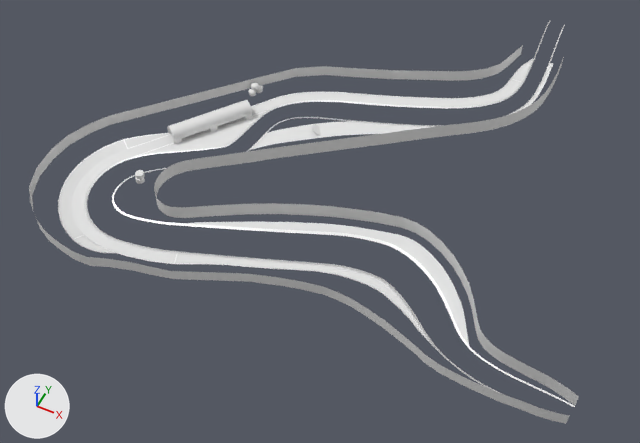
The Blender file Assets/Scenes/Scene_3/Scene_3.blend, before and after one commit.
Both versions are drawn from a 50 mm lens placed at (162.0, -1014.0, 706.0), pointed at (-155.0, -379.0, -88.0). Lighting does not change. The marker at lower left points along +X, +Y and +Z. Objects named as collision shapes, trigger or cutter boxes, shadow casters or lower levels of detail are left out.

In view in the first picture: 'BezierCurve.012', 'RiverBed_Curb_1', 'Road_1', 'Road_2', 'Road_3', 'Road_4', 'Wall_1'.
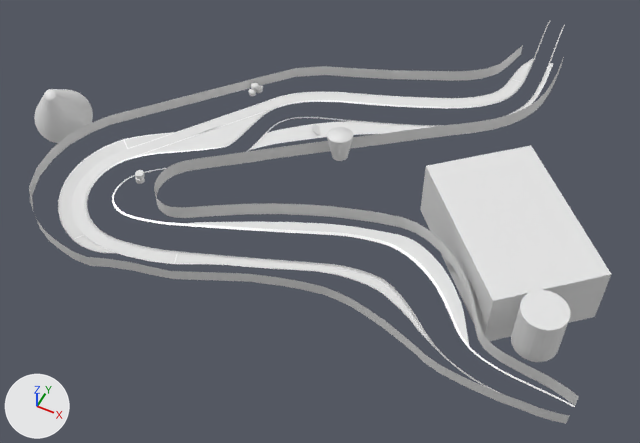
Edits to the bpy script that builds the scene:
```text
Add me_cylinder_005:
    me_cylinder_005.from_pydata(...)  # 128 vertices, 98 faces; spans x -1.16..0.74, y -0.43..1.45, z -0.49..1.7
    me_cylinder_005.polygons.foreach_set('use_smooth', [True] * 98)
Add me_cylinder_004:
    me_cylinder_004.from_pydata(...)  # 96 vertices, 66 faces; spans x -1.0..1.0, y -1.0..1.0, z -1.0..1.0
    me_cylinder_004.polygons.foreach_set('use_smooth', [True] * 66)
Add me_cube:
    me_cube.from_pydata(...)  # a box spanning x -1.0..1.0, y -1.0..1.0, z -1.0..1.0
Remove ob_beziercurve_012:
    ob_beziercurve_012 = bpy.data.objects.new('BezierCurve.012', me_beziercurve_008)
    ob_beziercurve_012.location = (0.0, 0.0, -2.0)
    _m = ob_beziercurve_012.modifiers.new('EdgeSplit', 'EDGE_SPLIT')
    _m.use_edge_angle = False
Add ob_cylinder_004:
    ob_cylinder_004 = bpy.data.objects.new('Cylinder.004', me_cylinder_005)
    ob_cylinder_004.location = (-147.0, -346.0, -3.0)
    ob_cylinder_004.scale = (16.2, 16.2, 16.2)
    _m = ob_cylinder_004.modifiers.new('EdgeSplit', 'EDGE_SPLIT')
    _m.use_edge_angle = False
Add ob_cylinder_003:
    ob_cylinder_003 = bpy.data.objects.new('Cylinder.003', me_cylinder_004)
    ob_cylinder_003.location = (-474.0, -436.0, 15.0)
    ob_cylinder_003.rotation_euler = (0.411, 0.279, 0.0274)  # degrees (24, 16, 1.6)
    ob_cylinder_003.scale = (35.1, 35.1, 35.1)
    _m = ob_cylinder_003.modifiers.new('EdgeSplit', 'EDGE_SPLIT')
    _m.use_edge_angle = False
Add ob_cube:
    ob_cube = bpy.data.objects.new('Cube', me_cube)
    ob_cube.location = (62.0, -348.0, -39.0)
    ob_cube.rotation_euler = (0.0, 0.0, 0.728)  # degrees (0, 0, 42)
    ob_cube.scale = (64.6, 98.5, 36.9)
Add ob_cylinder_002:
    ob_cylinder_002 = bpy.data.objects.new('Cylinder.002', me_cylinder_001.copy())  # the mesh of ob_cylinder_001
    ob_cylinder_002.location = (130.0, -468.0, -9.0)
    ob_cylinder_002.scale = (23.7, 23.7, 27.2)
```

What differs and where, as boxes (x1, y1, x2, y2) in the pictures (640 x 443 px):
'Cube', added
    after: (420, 145, 611, 341)
'Cylinder.002', added
    after: (511, 290, 570, 362)
'Cylinder.003', added
    after: (34, 89, 93, 143)
'BezierCurve.012', deleted
    before: (167, 100, 253, 144)
    faces in mat_road (white #e7e7e7): (168, 100, 253, 144)
'Cylinder.004', added
    after: (327, 127, 354, 161)
